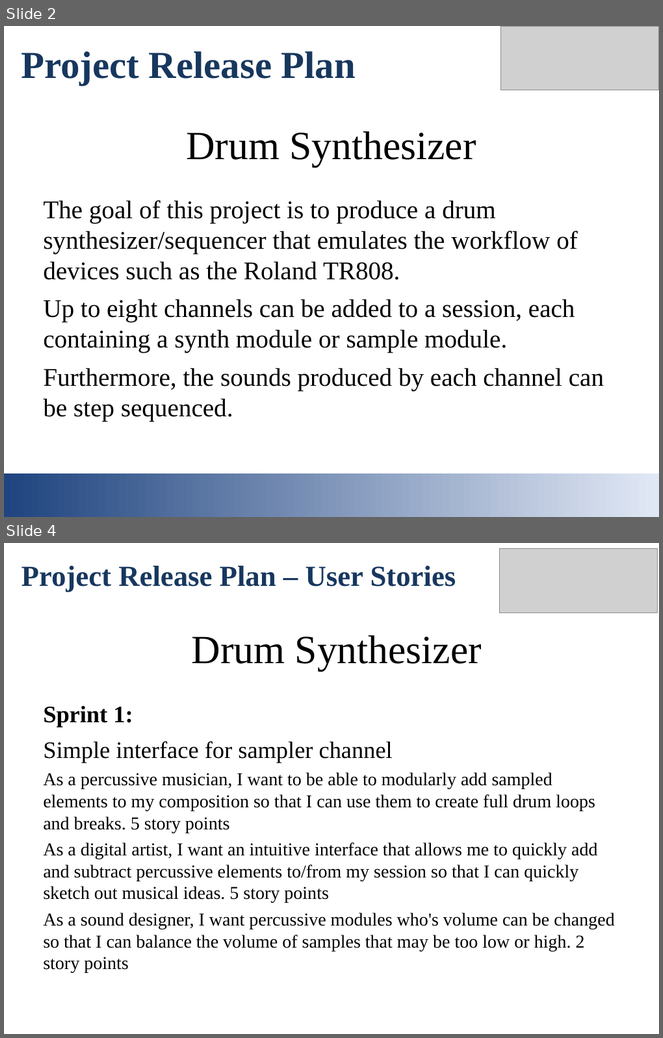
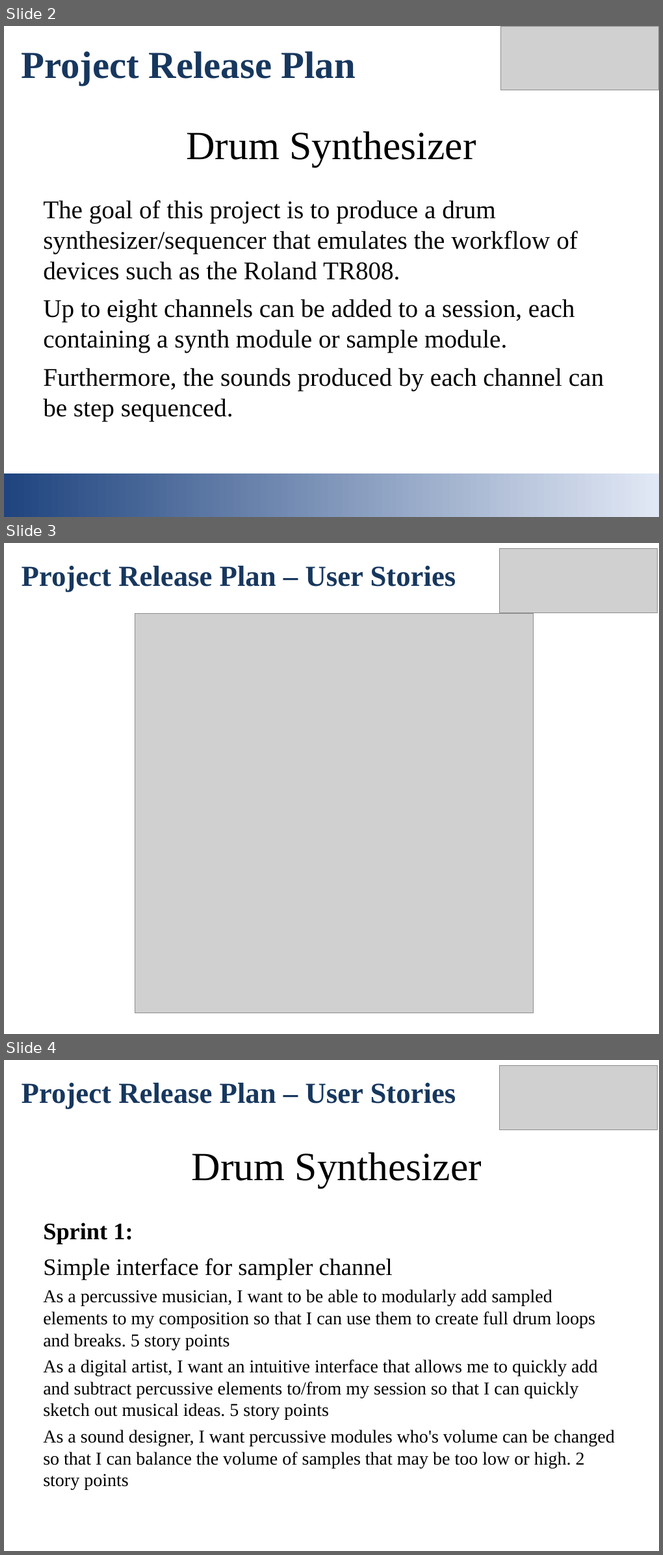
Before and after one commit to anthonyassi/Drum-Synthesizer, a slide deck: trillbeatspresentation.ppt. Shown one above the other, each under a label of ours: slides 2 and 4 before the commit, slides 2, 3 and 4 after it; the slides between them are not shown. The pictures are 663x1038 and 663x1555 pixels, drawn with LibreOffice and Linux fonts; fonts in the diff are those of the drawing; grey boxes stand for pictures. Boxes give left, top, right and bottom in pixels: in the first picture for what was removed or moved away, otherwise in the second. Text is boxed around its words. In the diff, an @@ line names an element or a change of style, - is before the commit and + after.

Commit message:
power update

```diff
--- a/trillbeatspresentation.ppt
+++ b/trillbeatspresentation.ppt
@@ slide 3 added at box(4, 543, 659, 1034), background #FFFFFF @@
@@ picture added at box(499, 548, 658, 613) @@
@@ text added at box(22, 566, 456, 592), 32 pt, text #17375E, bold @@
+Project Release Plan – User Stories
@@ picture added at box(135, 614, 533, 1014) @@
```
